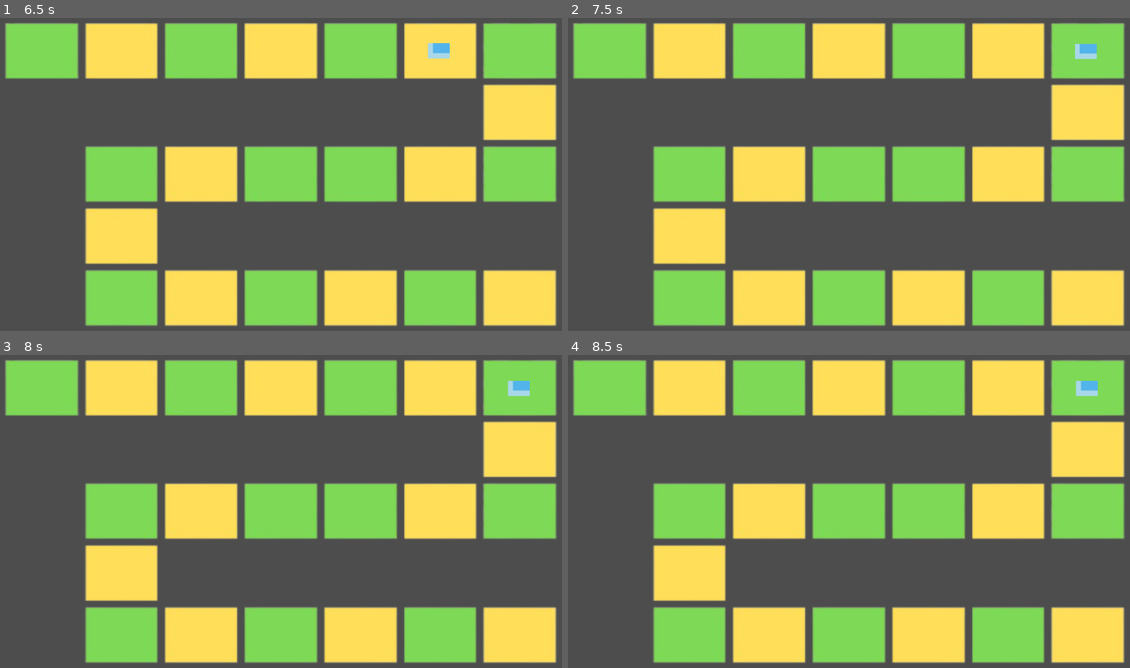
Above: before the commit, frames 1-4 (two rows, left to right).
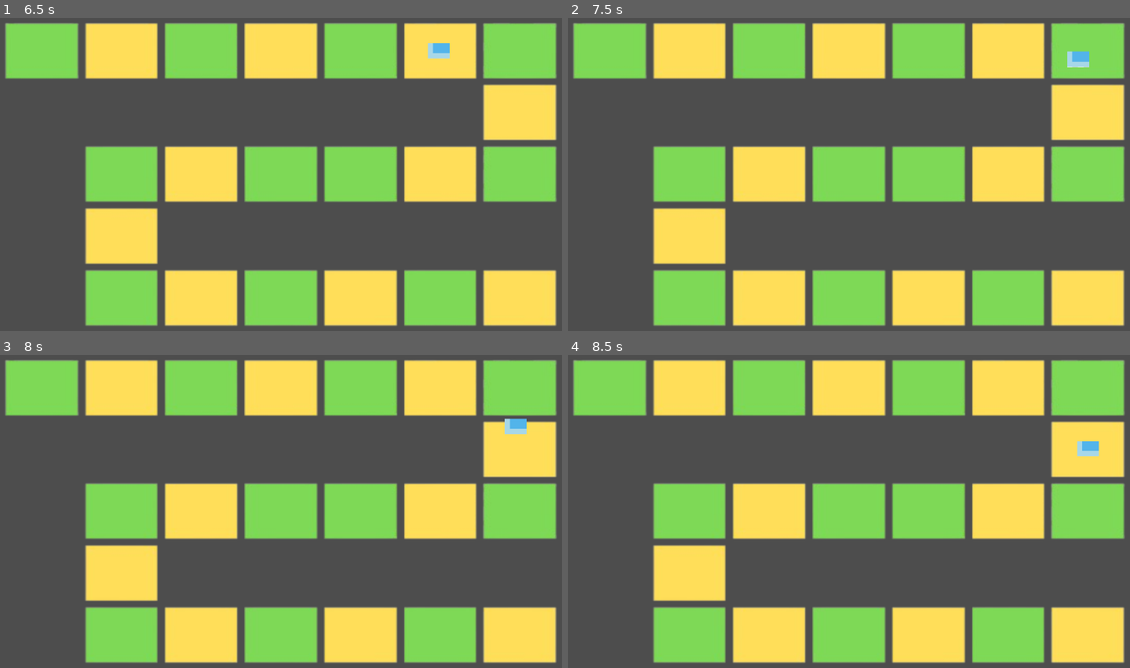
Above: after the commit, the same moments.

Repository: PGarg111/Anthem_project
Game: Godot game, scene res://node_2d.tscn
Two runs of this game, one before a commit and one after it. Both use one fixed random seed, a clock stepped at 60 frames per second and the inputs below.
Inputs:
- Up to frame 1 (6.5 s): tap Enter at 0.5 s; hold Right 0.53-1.28 s; tap Space (start_game) at 0.6, 1.25, 2.75, 2.85, 4.25, 5.1 s; hold Down 1.28-2.03 s; tap Alt at 1.35, 3.6, 5.85 s; hold Right 2.03-2.78 s; tap Shift at 2.1, 4.35 s; hold Up 2.78-3.53 s; hold Left 3.53-5.03 s; hold Down 5.03-5.78 s; hold Right from 5.78 s (still down)
- Up to frame 2 (7.5 s): tap Space (start_game) at 6.5, 7.35 s; release Right at 6.53 s; hold Up 6.53-7.28 s; tap Shift at 6.6 s; hold Right from 7.28 s (still down)
- Up to frame 3 (8 s): keep holding Right
- Up to frame 4 (8.5 s): release Right at 8.03 s; hold Down from 8.03 s (still down); tap Alt at 8.1 s

Frame 1 is identical in both runs. In frame 2, 0.3% of the frame differs, in the area x 88-95%, y 8-16%; in frame 3, 0.4%, in the area x 89-95%, y 8-26%; in frame 4, 0.4%.

Commit message:
did something

Diff:
--- a/anthem_project/Main.gd
+++ b/anthem_project/Main.gd
@@ -1,6 +1,8 @@
 extends Node2D
 
 @onready var game_piece : Sprite2D = $game_piece
+@onready var backwards1 : Marker2D = $SpotSix
+@onready var backwardsLabel : Label = $backwards
 @export var game_spaces : Array[Node]
 var place : int = 0
 var number_of_spaces : int
@@ -16,3 +18,6 @@
 		place += 1
 	elif place >= number_of_spaces:
 		print("Place is out of bounds")
+
+	if game_piece.position == backwards1.position:
+		backwardsLabel.visible
--- a/anthem_project/node_2d.tscn
+++ b/anthem_project/node_2d.tscn
@@ -6,7 +6,7 @@
 
 [node name="Node2D" type="Node2D" node_paths=PackedStringArray("game_spaces")]
 script = ExtResource("1_0e48y")
-game_spaces = [NodePath("Start"), NodePath("SpotOne"), NodePath("SpotTwo"), NodePath("SpotThree"), NodePath("SpotFour"), NodePath("SpotFive"), NodePath("SpotSix")]
+game_spaces = [NodePath("Start"), NodePath("SpotOne"), NodePath("SpotTwo"), NodePath("SpotThree"), NodePath("SpotFour"), NodePath("SpotFive"), NodePath("SpotSix"), NodePath("SpotSeven"), NodePath("SpotEight")]
 
 [node name="board" type="Sprite2D" parent="."]
 position = Vector2(579, 325)
@@ -43,5 +43,19 @@
 gizmo_extents = 75.5
 
 [node name="SpotSix" type="Marker2D" parent="."]
-position = Vector2(1021, 99)
+position = Vector2(1022, 99)
 gizmo_extents = 75.5
+
+[node name="SpotSeven" type="Marker2D" parent="."]
+position = Vector2(1023, 210)
+gizmo_extents = 75.5
+
+[node name="SpotEight" type="Marker2D" parent="."]
+position = Vector2(1023, 321)
+gizmo_extents = 75.5
+
+[node name="backwards" type="Label" parent="."]
+visible = false
+offset_right = 40.0
+offset_bottom = 23.0
+text = "Move Backwards One Space"
Not shown, added: anthem_project/Export/.DS_Store
